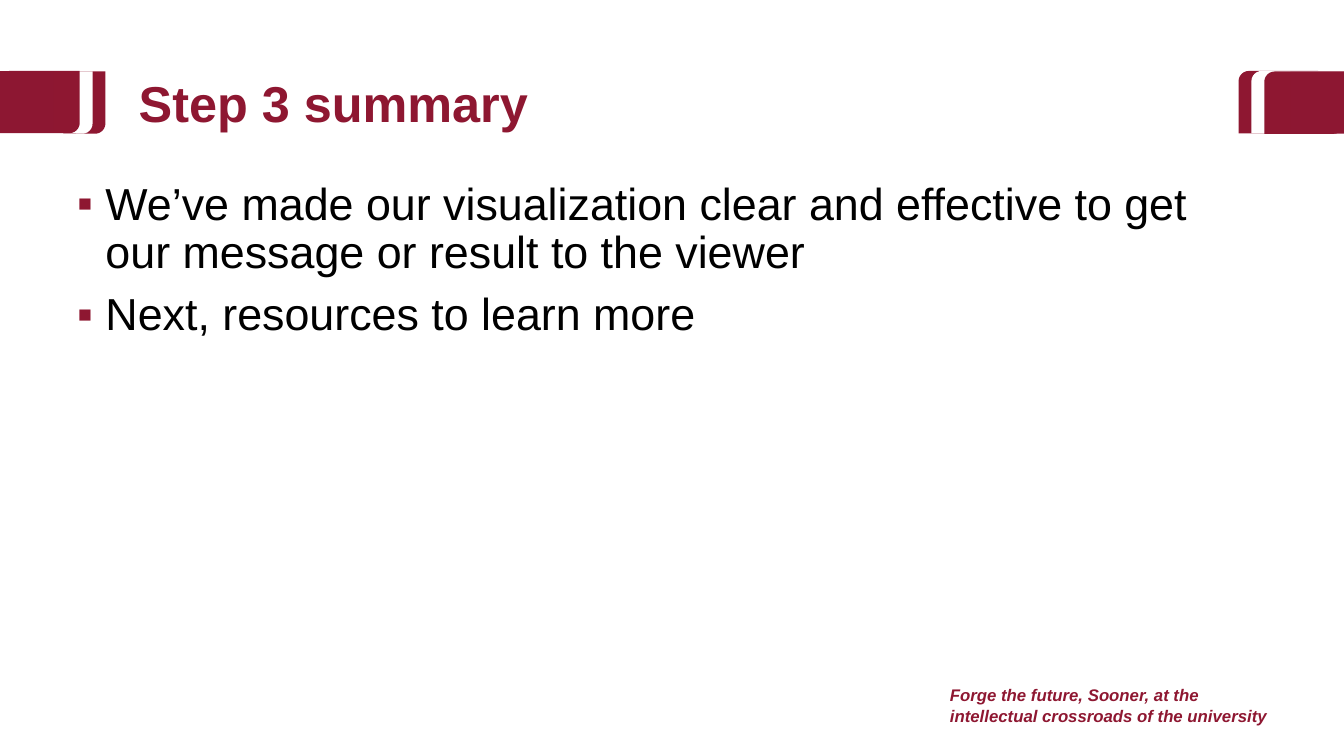
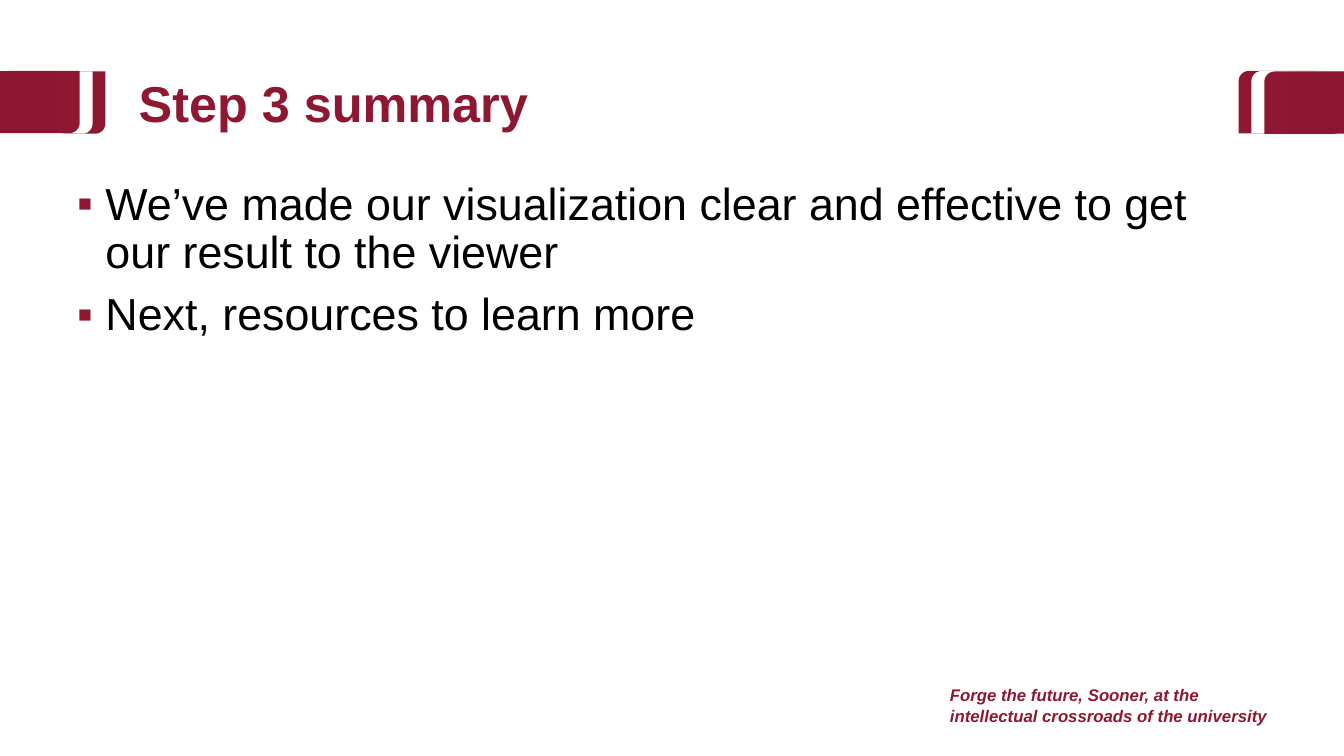
Before and after one commit to baeolophus/2025_data_viz_research, a slide deck: slide 55 of activities.pptx (slide 47 before the commit). Drawn at 1344x756 pixels with LibreOffice and Linux fonts; fonts in the diff are those of the drawing; background and template pictures are left out. Boxes give left, top, right and bottom in pixels: in the first picture for what was removed or moved away, otherwise in the second. Text is boxed around its words. In the diff, an @@ line names an element or a change of style, - is before the commit and + after.

```diff
--- a/activities.pptx
+++ b/activities.pptx
@@ text at (x1=105, y1=187, x2=1186, y2=269): text changed @@
-▪ We’ve made our visualization clear and effective to get our message or result to the viewer
+▪ We’ve made our visualization clear and effective to get our result to the viewer
```
Also in this commit, not shown: 6 other slides changed, 8 slides added, 1 other file.
